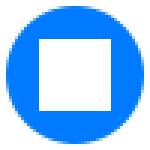
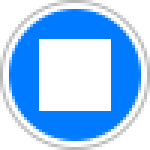
Two versions of the same layered image (150px x 150px). Layer-by-layer changes:
added layer "Ellipse 1 Kopie" above "Ellipse 1" over [0,0,150,150]
painted on "Ellipse 1" over [6,6,144,144]
